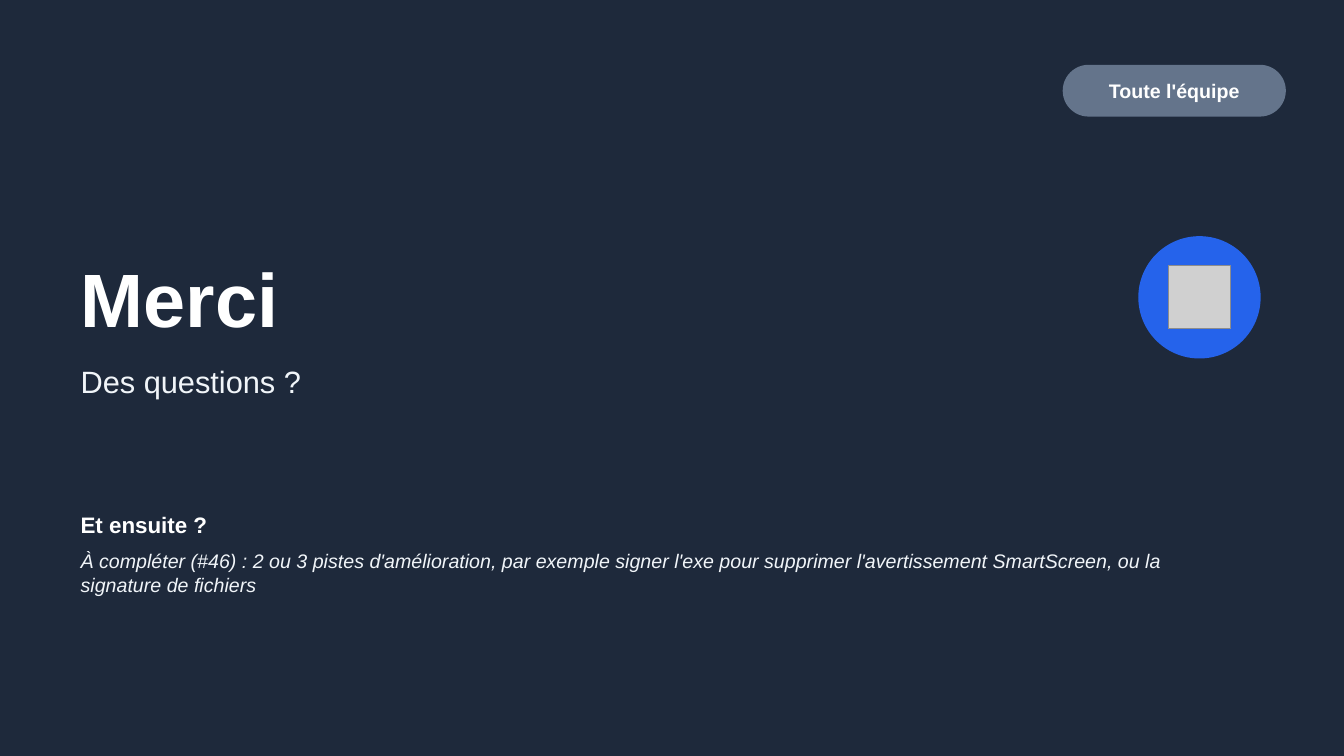
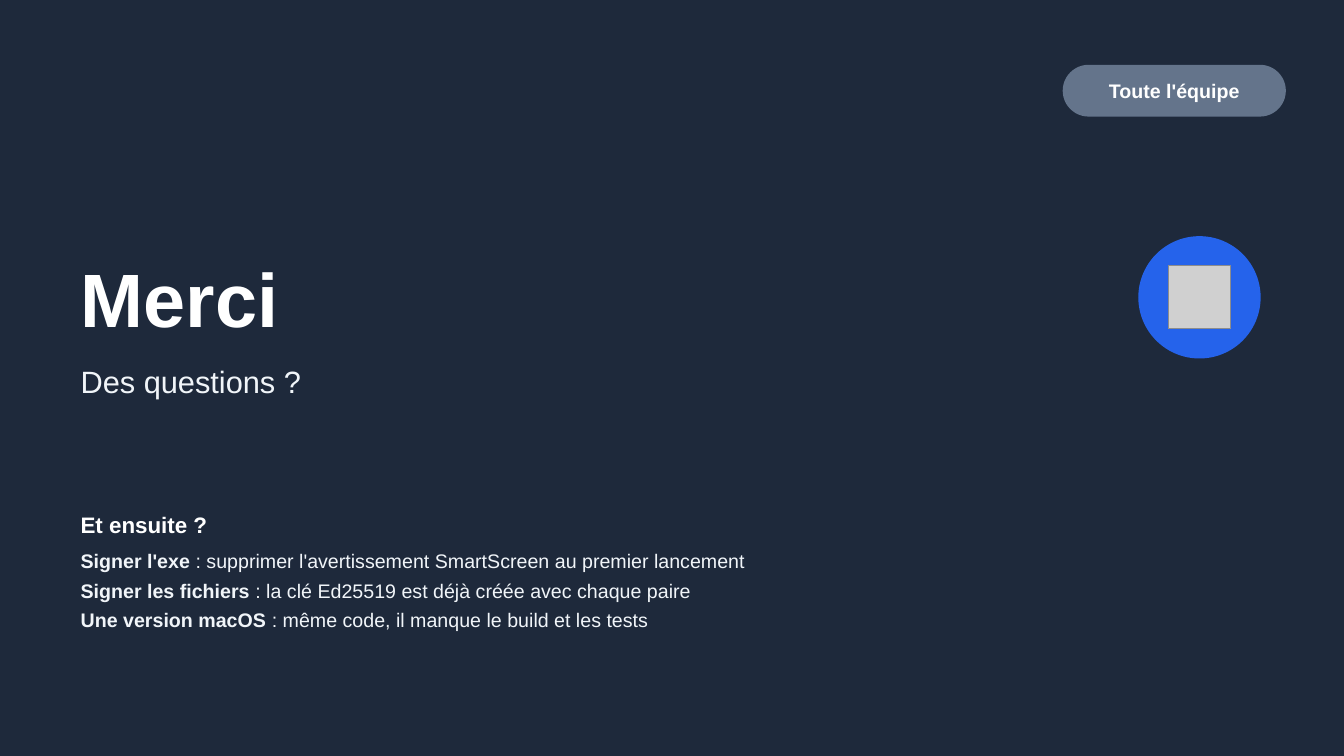
Before and after one commit to DiogoF-Hub/CryptEasy, a slide deck: slide 18 of docs/slides/CryptEasy_Soutenance_modele.pptx. Drawn at 1344x756 pixels with LibreOffice and Linux fonts; fonts in the diff are those of the drawing; grey boxes stand for pictures. Boxes give left, top, right and bottom in pixels: in the first picture for what was removed or moved away, otherwise in the second. Text is boxed around its words. In the diff, an @@ line names an element or a change of style, - is before the commit and + after.

Commit message:
docs: English terms back in 7.1, slide 18 filled (#34, #35)

```diff
--- a/docs/slides/CryptEasy_Soutenance_modele.pptx
+++ b/docs/slides/CryptEasy_Soutenance_modele.pptx
@@ text at (81,553,745,631): text changed; italic off @@
-À compléter (#46) : 2 ou 3 pistes d'amélioration, par exemple signer l'exe pour supprimer l'avertissement SmartScreen, ou la signature de fichiers
+Signer l'exe : supprimer l'avertissement SmartScreen au premier lancement
+Signer les fichiers : la clé Ed25519 est déjà créée avec chaque paire
+Une version macOS : même code, il manque le build et les tests
```
Also in this commit, not shown: 1 other file.
